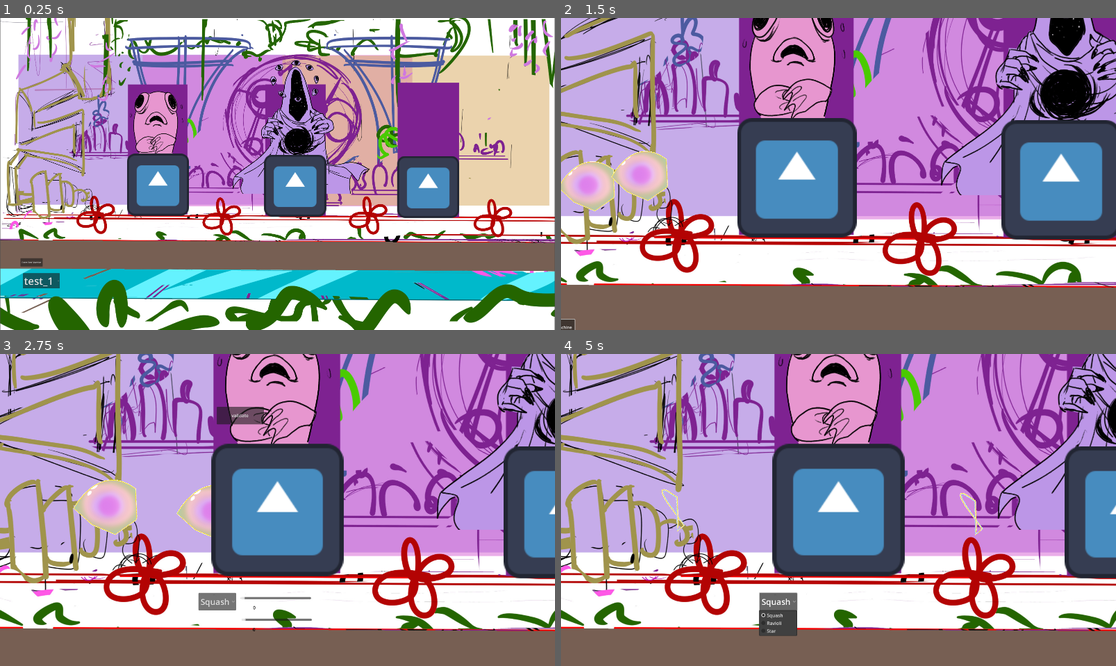
Above: before the commit, frames 1-4 (two rows, left to right).
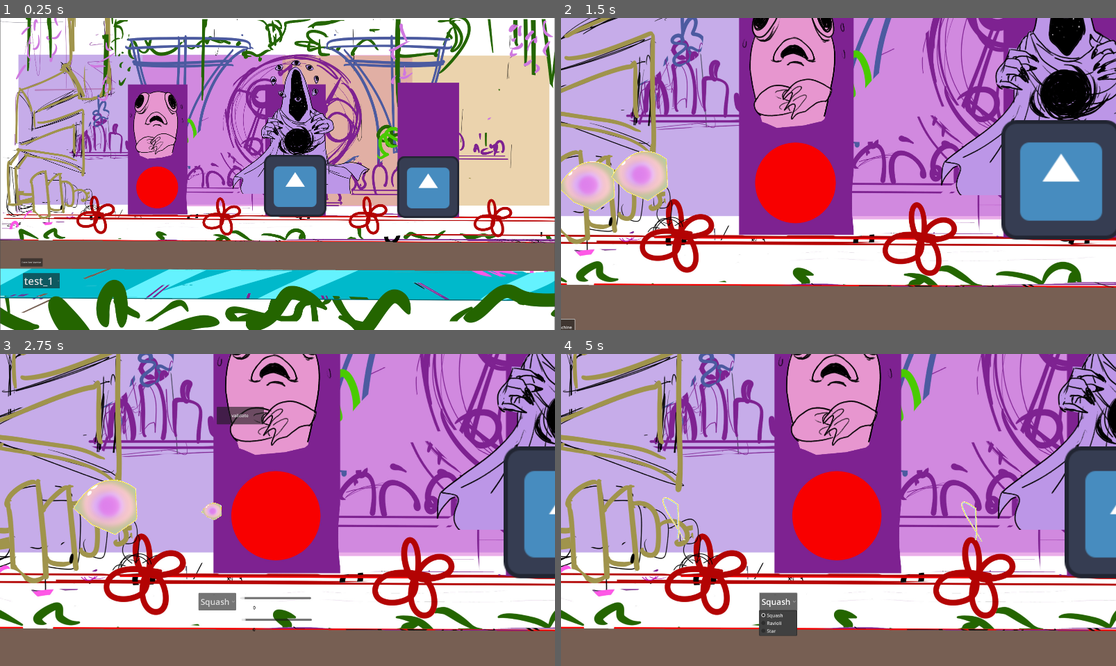
Above: after the commit, the same moments.

Repository: CorentinSerrie/BubbleFactory
Game: Godot game, scene res://factory.tscn
The game is run twice, just before and just after one commit, with the same random seed, the same clock (stepped at 60 frames per second) and the same inputs. The engine's default icon, where the game draws it, is replaced by a stand-in: a white triangle on a blue panel in a dark square.
Inputs (mouse positions are in pixels of both pictures, inside the frame that each line leads up to):
- Up to frame 1 (0.25 s): no input
- Up to frame 2 (1.5 s): click "Enter First Machine" at 0.5 s; tap Enter at 1.25 s; move the mouse to (960, 158) at 1.27 s; hold Alt from 1.28 s (still down); click (960, 158) at 1.42 s
- Up to frame 3 (2.75 s): tap Space at 1.52 s; release Alt at 2 s; click "validate" at 2 s
- Up to frame 4 (5 s): click "Squash" at 2.75 s; click "validate" at 3.5 s; click "Squash" at 4.25 s

The runs differ from the first frame. In frame 1, 2.2% of the frame differs, in the area x 22-35%, y 43-64%; in frame 2, 8.1%; in frame 3, 11%, in the area x 31-62%, y 28-72%; in frame 4, 10%.

Commit message:
black hole animation

Diff:
--- a/factory.tscn
+++ b/factory.tscn
@@ -56,6 +56,7 @@
 position = Vector2(509, -2)
 
 [node name="Sprite2D" type="Sprite2D" parent="machine_1"]
+visible = false
 scale = Vector2(3.755, 3.755)
 texture = ExtResource("2_l52c2")
 
--- a/machine.gd
+++ b/machine.gd
@@ -8,6 +8,7 @@
 
 @export var slide_duration : float = 1
 @export var bubble_max_size : int = 200
+@export var animate_process: bool = true
 
 var is_busy : bool = false
 var current_shape : SS2D_Shape
@@ -74,7 +75,12 @@
 
 func _ProcessShape(shape : SS2D_Shape, reset: bool = false) -> void:
 	_SetCurrentPosition( BubblePosition.inside)
+
+
 	var tween = get_tree().create_tween()
+	if(animate_process):
+		tween.tween_property(shape, "scale", Vector2.ZERO, slide_duration)
+		tween.parallel()
 	tween.tween_property(shape, "global_position", global_position, slide_duration)
 	tween.tween_callback((
 		func ():
@@ -89,9 +95,27 @@
 					pass
 	))
 	tween.tween_interval(1)
+	if(animate_process):
+		tween.tween_callback(
+			func():
+				var center_tween = get_tree().create_tween()
+				for i in range(0,10):
+					center_tween.tween_interval(slide_duration/10)
+					center_tween.tween_callback(
+						func():
+							_CenterShape(shape)
+							print(shape.global_position)
+					)
+		)
+		tween.tween_property(shape, "scale", Vector2.ONE, slide_duration)
+		tween.parallel()
 	tween.tween_property(shape, "global_position", exit_position.global_position, slide_duration)
-	tween.tween_callback(func(): _SetCurrentPosition(BubblePosition.exit))
-	pass
+	tween.tween_callback(
+		func():
+			_SetCurrentPosition(BubblePosition.exit)
+	)
+	pass
+
 
 func IsShapeValid(shape: SS2D_Shape) -> bool:
 	var points: PackedVector2Array = shape.get_point_array().get_tessellated_points()
Not shown, changed: TODO_Corentin.txt
